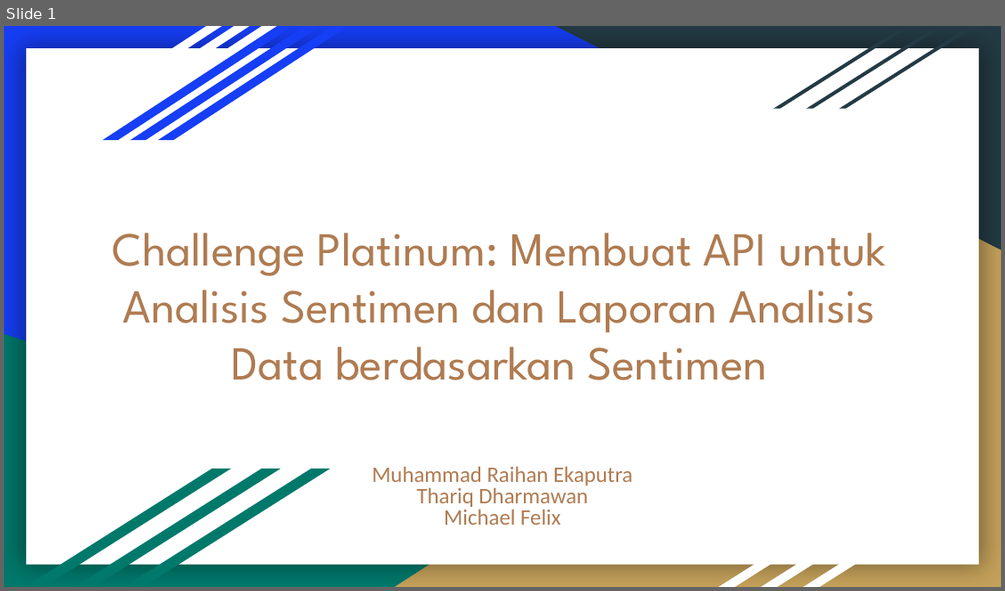
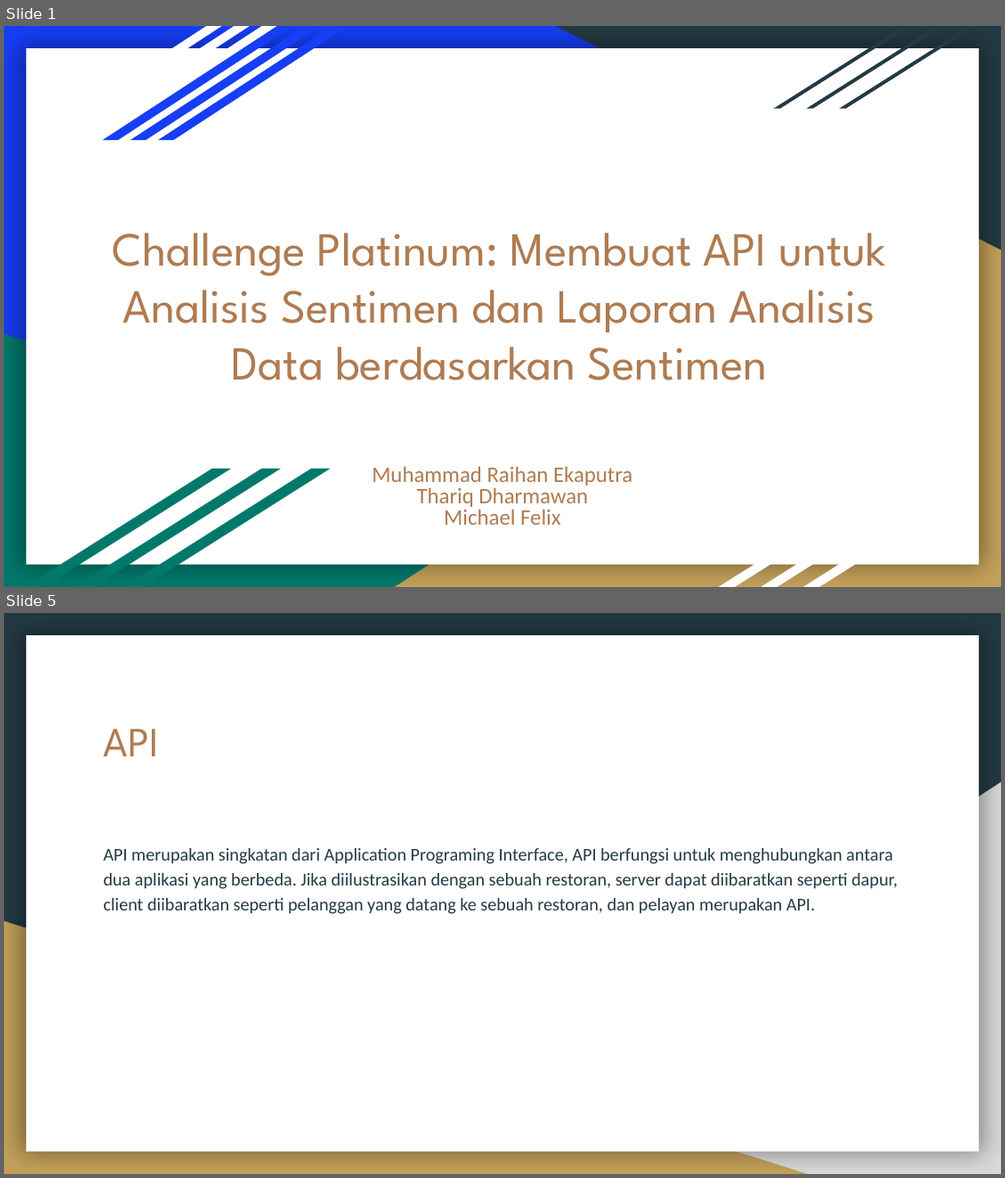
Before and after one commit to raihaneka50908/F_DSC2200908_08_Raihan_hate-speech_Platinum, a slide deck: Challenge Platinum_ Membuat API untuk Analisis Sentimen dan Laporan Analisis Data berdasarkan Sentimen.pptx. Shown one above the other, each under a label of ours: slide 1 before the commit, slides 1 and 5 after it; the slides between them are not shown. The pictures are 1005x591 and 1005x1178 pixels, drawn with LibreOffice and Linux fonts; fonts in the diff are those of the drawing. Boxes give left, top, right and bottom in pixels: in the first picture for what was removed or moved away, otherwise in the second. Text is boxed around its words. In the diff, an @@ line names an element or a change of style, - is before the commit and + after.

Commit message:
Update Challenge Platinum_ Membuat API untuk Analisis Sentimen dan Laporan Analisis Data berdasarkan Sentimen.pptx
PPT Final

```diff
--- a/Challenge Platinum_ Membuat API untuk Analisis Sentimen dan Laporan Analisis Data berdasarkan Sentimen.pptx
+++ b/Challenge Platinum_ Membuat API untuk Analisis Sentimen dan Laporan Analisis Data berdasarkan Sentimen.pptx
@@ slide 5 added at [4,613,1001,1174], background #233A44; not listed: 1 template element that a slide beside it also shows @@
@@ title added at [104,729,159,756], 30 pt, text #AF7B51 @@
+API
@@ right triangle added at [395,782,1001,1174], fill #D9D9D9 @@
@@ text added at [104,848,898,914], 13 pt, text #233A44 @@
+API merupakan singkatan dari Application Programing Interface, API berfungsi untuk menghubungkan antara dua aplikasi yang berbeda. Jika diilustrasikan dengan sebuah restoran, server dapat diibaratkan seperti dapur, client diibaratkan seperti pelanggan yang datang ke sebuah restoran, dan pelayan merupakan API.
@@ right triangle added at [4,921,808,1174], fill #C4A15A @@
```
Also in this commit, not shown: 2 slides changed, 6 other slides added, 5 slides removed.
